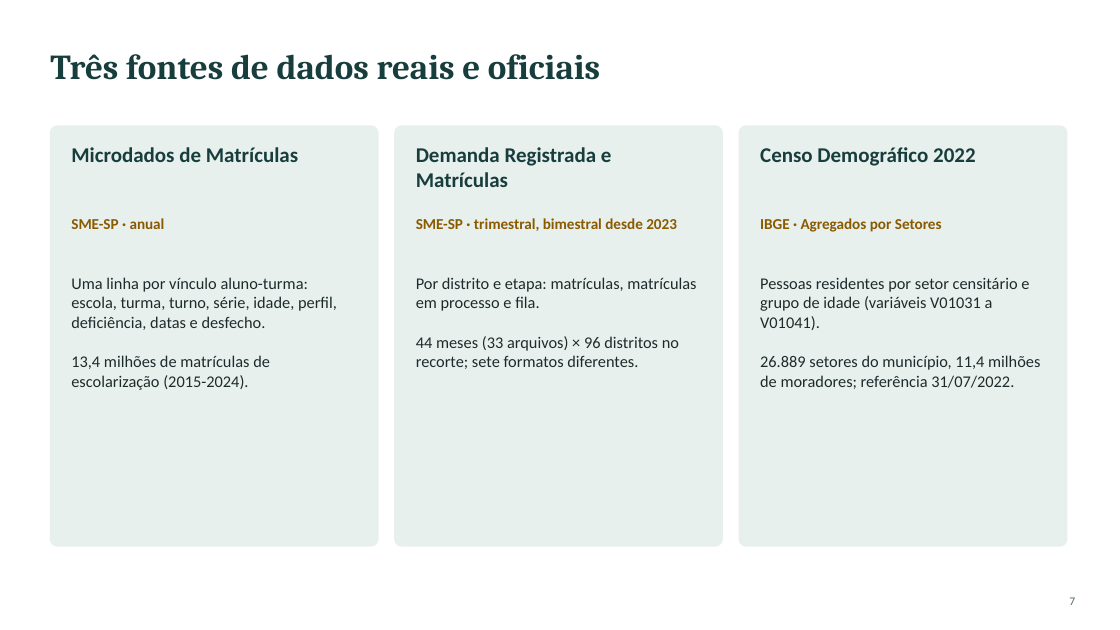
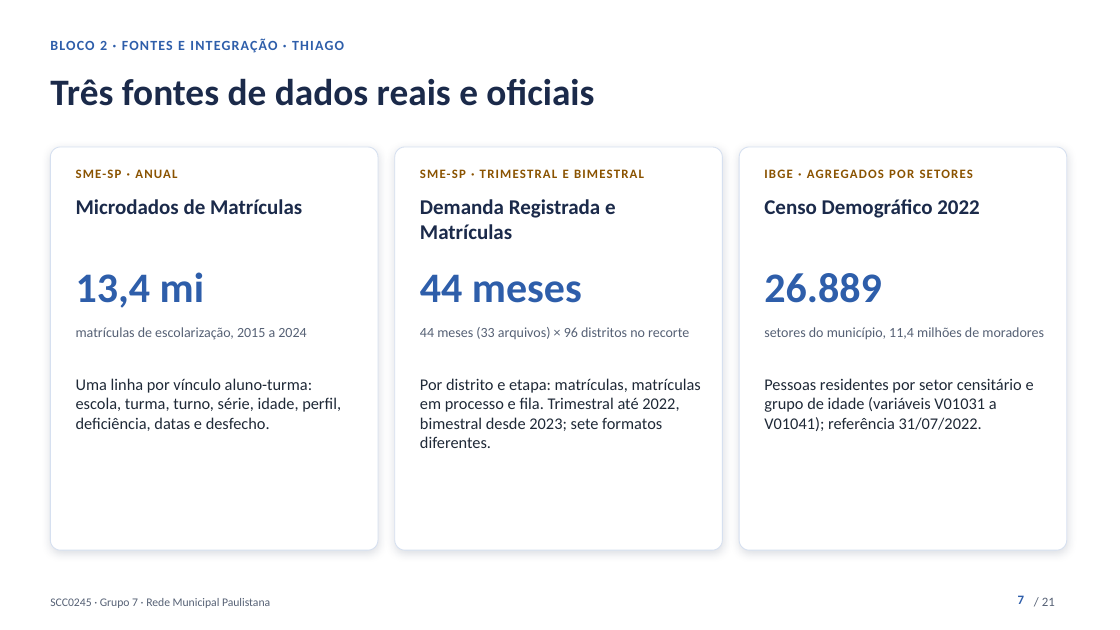
Before and after one commit to kevennlaranjeira/OLAP2026, a slide deck: slide 7 of docs/apresentacao/apresentacao-projeto1.pptx. Drawn at 1120x630 pixels with LibreOffice and Linux fonts; fonts in the diff are those of the drawing. Boxes give left, top, right and bottom in pixels: in the first picture for what was removed or moved away, otherwise in the second. Text is boxed around its words. In the diff, an @@ line names an element or a change of style, - is before the commit and + after.

Commit message:
docs(apresentacao): novo visual, número de página e animações (#4)
Slides com paleta única no tema, etiqueta de bloco e de quem apresenta, número de página, transição de esmaecimento e entrada em sequência dos cartões. Teste novo confere número de página, transição e animação.

```diff
--- a/docs/apresentacao/apresentacao-projeto1.pptx
+++ b/docs/apresentacao/apresentacao-projeto1.pptx
@@ text "Três fontes de dados reais ...": place and size @@
-text "Três fontes de dados reais ..." at box(50, 54, 600, 80)
+text "Três fontes de dados reais ..." at box(50, 78, 594, 106)
@@ text "Três fontes de dados reais ..." at box(50, 78, 594, 106): size 30 to 32 pt, font Cambria to Calibri, text colour #183D3D to #1B2A4A @@
@@ text added at box(50, 38, 344, 53), 12 pt, text #2E5EAA, bold @@
+BLOCO 2 · FONTES E INTEGRAÇÃO · THIAGO
@@ rounded rectangle: place and size @@
-rounded rectangle at box(50, 126, 378, 546)
+rounded rectangle at box(50, 147, 378, 550)
@@ rounded rectangle: place and size @@
-rounded rectangle at box(395, 126, 723, 546)
+rounded rectangle at box(395, 147, 723, 550)
@@ fill #E7F0ED to #FFFFFF; outline #E7F0ED 1 pt to #D6E0F0 0.75 pt; shadow on; proportions changed in 3 elements at box(50, 147, 378, 550), box(395, 147, 723, 550), box(739, 147, 1067, 550) @@
@@ rounded rectangle: place and size @@
-rounded rectangle at box(739, 126, 1067, 546)
+rounded rectangle at box(739, 147, 1067, 550)
@@ text at box(76, 169, 177, 178): text changed; size 13 to 11 pt; text colour #8A5A00 to #8A5300 @@
-SME-SP · anual
+SME-SP · ANUAL
@@ text at box(420, 169, 644, 178): text changed; size 13 to 11 pt; text colour #8A5A00 to #8A5300 @@
-SME-SP · trimestral, bimestral desde 2023
+SME-SP · TRIMESTRAL E BIMESTRAL
@@ text at box(764, 169, 973, 178): text changed; size 13 to 11 pt; text colour #8A5A00 to #8A5300 @@
-IBGE · Agregados por Setores
+IBGE · AGREGADOS POR SETORES
@@ text "Microdados de Matrículas": place and size @@
-text "Microdados de Matrículas" at box(71, 147, 298, 162)
+text "Microdados de Matrículas" at box(76, 199, 302, 214)
@@ text colour #183D3D to #1B2A4A in 3 elements at box(764, 199, 980, 218), box(76, 199, 302, 214), box(420, 199, 616, 239) @@
@@ text "Demanda Registrada e Matrículas": place and size @@
-text "Demanda Registrada e Matrículas" at box(416, 147, 612, 187)
+text "Demanda Registrada e Matrículas" at box(420, 199, 616, 239)
@@ text "Censo Demográfico 2022": place and size @@
-text "Censo Demográfico 2022" at box(760, 147, 976, 166)
+text "Censo Demográfico 2022" at box(764, 199, 980, 218)
@@ text added at box(76, 272, 204, 308), 36 pt, text #2E5EAA, bold @@
+13,4 mi
@@ text added at box(420, 274, 582, 303), 36 pt, text #2E5EAA, bold @@
+44 meses
@@ text added at box(764, 273, 881, 303), 36 pt, text #2E5EAA, bold @@
+26.889
@@ text added at box(76, 327, 306, 340), 12 pt, text #566175 @@
+matrículas de escolarização, 2015 a 2024
@@ text added at box(420, 327, 689, 339), 12 pt, text #566175 @@
+44 meses (33 arquivos) × 96 distritos no recorte
@@ text added at box(764, 327, 1044, 339), 12 pt, text #566175 @@
+setores do município, 11,4 milhões de moradores
@@ text at box(71, 355, 270, 390): paragraph removed @@
-13,4 milhões de matrículas de escolarização (2015-2024).
@@ text "Uma linha por vínculo aluno-turma: ...": place and size @@
-text "Uma linha por vínculo aluno-turma: ..." at box(71, 277, 337, 390)
+text "Uma linha por vínculo aluno-turma: ..." at box(76, 378, 341, 431)
@@ text "Uma linha por vínculo aluno-turma: ..." at box(76, 378, 341, 431): text colour #1E2B2B to #1F2937 @@
@@ text at box(420, 378, 701, 448): text changed; text colour #1E2B2B to #1F2937 @@
-Por distrito e etapa: matrículas, matrículas em processo e fila.
-44 meses (33 arquivos) × 96 distritos no recorte; sete formatos diferentes.
+Por distrito e etapa: matrículas, matrículas em processo e fila. Trimestral até 2022, bimestral desde 2023; sete formatos diferentes.
@@ text at box(764, 378, 1034, 431): text changed; text colour #1E2B2B to #1F2937 @@
-Pessoas residentes por setor censitário e grupo de idade (variáveis V01031 a V01041).
-26.889 setores do município, 11,4 milhões de moradores; referência 31/07/2022.
+Pessoas residentes por setor censitário e grupo de idade (variáveis V01031 a V01041); referência 31/07/2022.
@@ text added at box(50, 598, 270, 608), 10 pt, text #566175 @@
+SCC0245 · Grupo 7 · Rede Municipal Paulistana
@@ page number: place and size @@
-page number at box(1069, 597, 1075, 605)
+page number at box(1018, 595, 1024, 604)
@@ page number at box(1018, 595, 1024, 604): size 10 to 11 pt, text colour #56676A to #2E5EAA, bold on; vertical alignment middle to top @@
@@ text added at box(1042, 597, 1055, 606), 11 pt, text #566175 @@
+/ 21
```
Also in this commit, not shown: 20 other slides changed, 4 other files.
